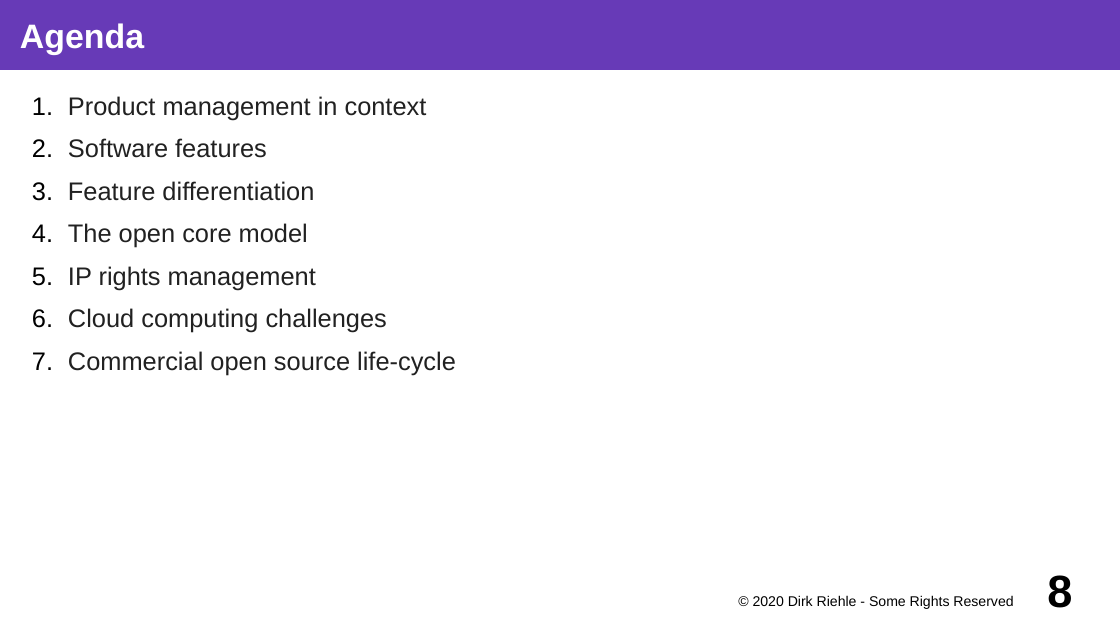
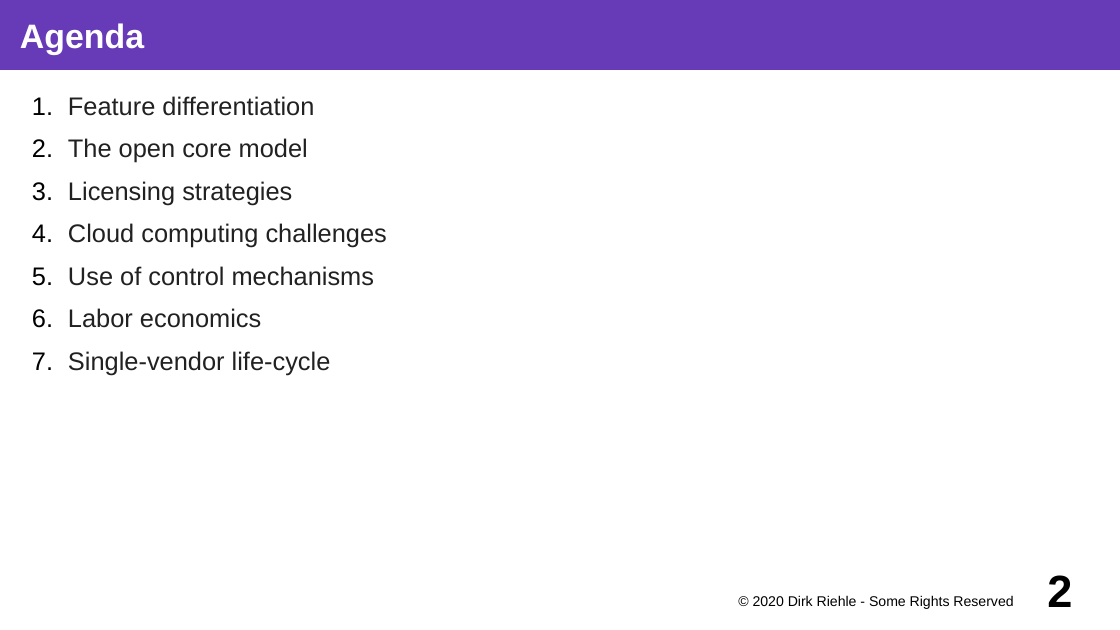
Before and after one commit to dirkriehle/coss-course, a slide deck: slide 2 of Lecture slides/COSS C04 - Product Strategies.odp (slide 8 before the commit). Drawn at 1120x630 pixels with LibreOffice and Linux fonts; fonts in the diff are those of the drawing. Boxes give left, top, right and bottom in pixels: in the first picture for what was removed or moved away, otherwise in the second. Text is boxed around its words. In the diff, an @@ line names an element or a change of style, - is before the commit and + after.

Commit message:
Removed product management part from product strategies, refined cloud computing aspects

```diff
--- a/Lecture slides/COSS C04 - Product Strategies.odp
+++ b/Lecture slides/COSS C04 - Product Strategies.odp
@@ text at bbox=[68, 96, 427, 158]: paragraphs removed @@
-1. Product management in context
-2. Software features
@@ text at bbox=[68, 181, 292, 205]: text changed @@
-5. IP rights management
+3. Licensing strategies
@@ text at bbox=[68, 266, 374, 375]: text changed @@
-7. Commercial open source life-cycle
+5. Use of control mechanisms
+6. Labor economics
+7. Single-vendor life-cycle
@@ page number at bbox=[1047, 575, 1072, 607]: text changed @@
-8
+2
```
Also in this commit, not shown: 21 other slides changed, 2 slides added, 22 slides removed, 14 other files.
